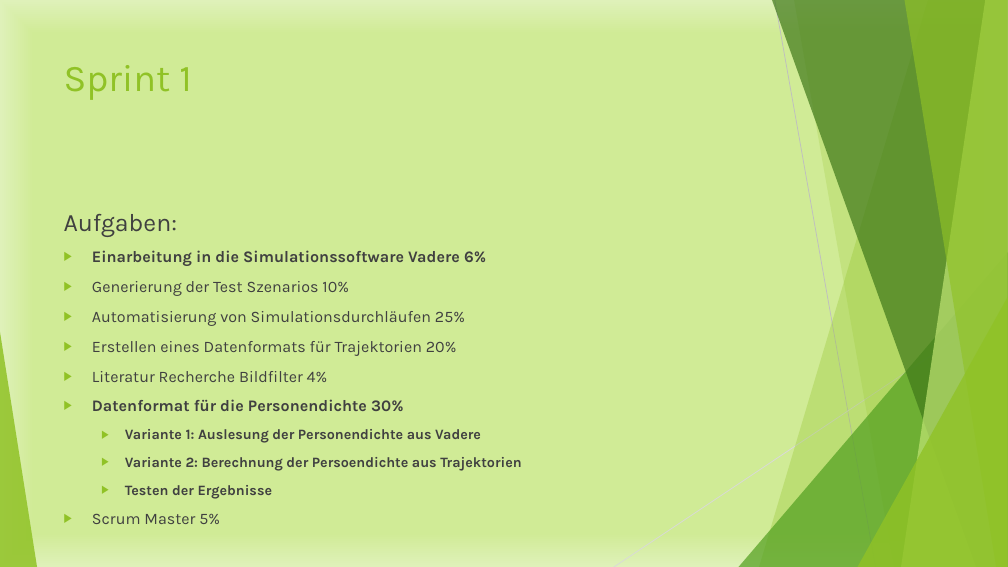
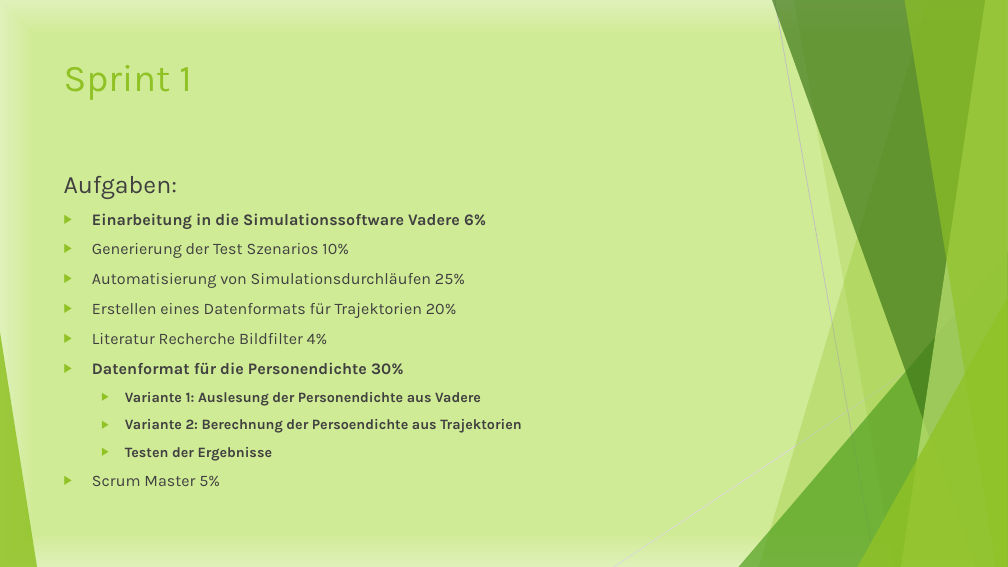
Before and after one commit to Datagroup-ModSim/ModSim17-data-generation-filters, a slide deck: slide 31 of presentations/Datenerzeugung und Datenanalyse_Sprint1.pptx (slide 32 before the commit). Drawn at 1008x567 pixels with LibreOffice and Linux fonts; fonts in the diff are those of the drawing. Boxes give left, top, right and bottom in pixels: in the first picture for what was removed or moved away, otherwise in the second. Text is boxed around its words. In the diff, an @@ line names an element or a change of style, - is before the commit and + after.

```diff
--- a/presentations/Datenerzeugung und Datenanalyse_Sprint1.pptx
+++ b/presentations/Datenerzeugung und Datenanalyse_Sprint1.pptx
@@ text "Aufgaben:": place and size @@
-text "Aufgaben:" at <box>64,214,521,499</box>
+text "Aufgaben:" at <box>64,176,521,461</box>
```
Also in this commit, not shown: 14 other slides changed, 2 slides added, 3 slides removed.
